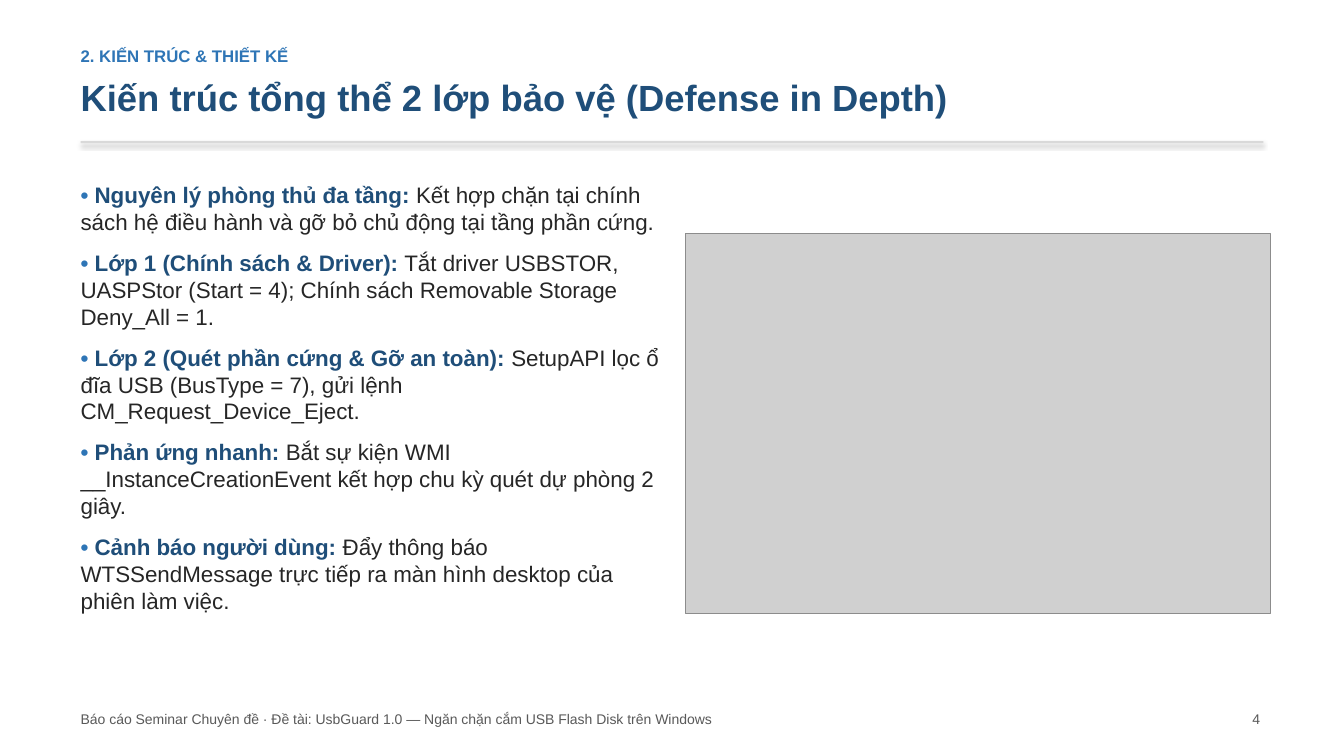
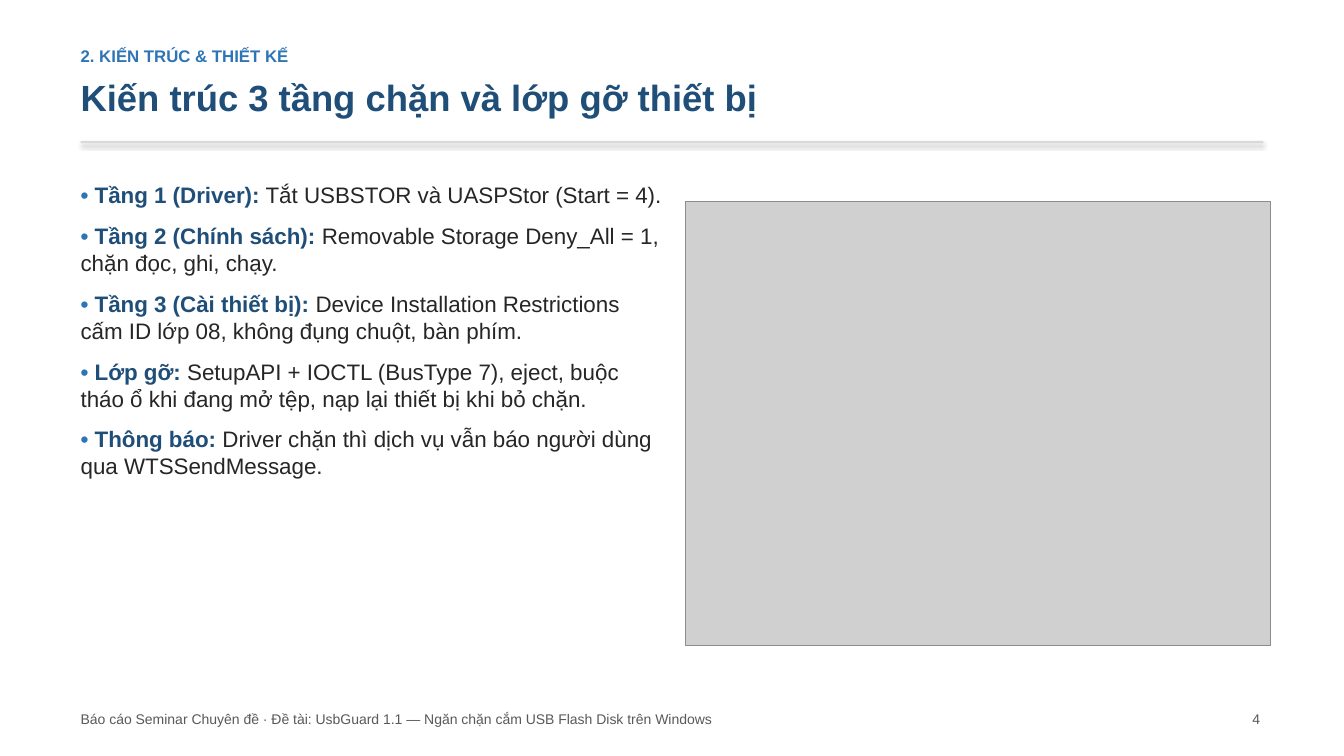
Before and after one commit to hungphamwp/usbguard, a slide deck: slide 4 of slide/SLIDE-UsbGuard.pptx. Drawn at 1344x756 pixels with LibreOffice and Linux fonts; fonts in the diff are those of the drawing; grey boxes stand for pictures. Boxes give left, top, right and bottom in pixels: in the first picture for what was removed or moved away, otherwise in the second. Text is boxed around its words. In the diff, an @@ line names an element or a change of style, - is before the commit and + after.

```diff
--- a/slide/SLIDE-UsbGuard.pptx
+++ b/slide/SLIDE-UsbGuard.pptx
@@ text at [81, 83, 757, 119]: text changed @@
-Kiến trúc tổng thể 2 lớp bảo vệ (Defense in Depth)
+Kiến trúc 3 tầng chặn và lớp gỡ thiết bị
@@ text at [81, 186, 661, 479]: text changed @@
-• Nguyên lý phòng thủ đa tầng: Kết hợp chặn tại chính sách hệ điều hành và gỡ bỏ chủ động tại tầng phần cứng.
-• Lớp 1 (Chính sách & Driver): Tắt driver USBSTOR, UASPStor (Start = 4); Chính sách Removable Storage Deny_All = 1.
-• Lớp 2 (Quét phần cứng & Gỡ an toàn): SetupAPI lọc ổ đĩa USB (BusType = 7), gửi lệnh CM_Request_Device_Eject.
-• Phản ứng nhanh: Bắt sự kiện WMI __InstanceCreationEvent kết hợp chu kỳ quét dự phòng 2 giây.
-• Cảnh báo người dùng: Đẩy thông báo WTSSendMessage trực tiếp ra màn hình desktop của phiên làm việc.
+• Tầng 1 (Driver): Tắt USBSTOR và UASPStor (Start = 4).
+• Tầng 2 (Chính sách): Removable Storage Deny_All = 1, chặn đọc, ghi, chạy.
+• Tầng 3 (Cài thiết bị): Device Installation Restrictions cấm ID lớp 08, không đụng chuột, bàn phím.
+• Lớp gỡ: SetupAPI + IOCTL (BusType 7), eject, buộc tháo ổ khi đang mở tệp, nạp lại thiết bị khi bỏ chặn.
+• Thông báo: Driver chặn thì dịch vụ vẫn báo người dùng qua WTSSendMessage.
@@ picture: place and size @@
-picture at [686, 233, 1270, 613]
+picture at [686, 202, 1270, 646]
@@ text at [81, 713, 712, 727]: text changed @@
-Báo cáo Seminar Chuyên đề · Đề tài: UsbGuard 1.0 — Ngăn chặn cắm USB Flash Disk trên Windows
+Báo cáo Seminar Chuyên đề · Đề tài: UsbGuard 1.1 — Ngăn chặn cắm USB Flash Disk trên Windows
```
Also in this commit, not shown: 13 other slides changed, 4 slides added, 3 slides removed, 17 other files.
